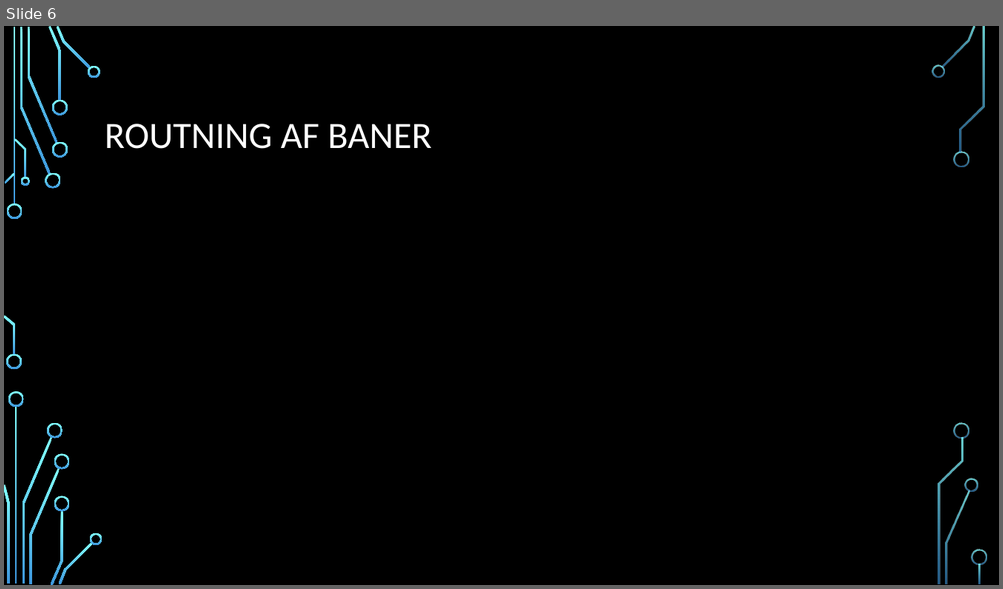
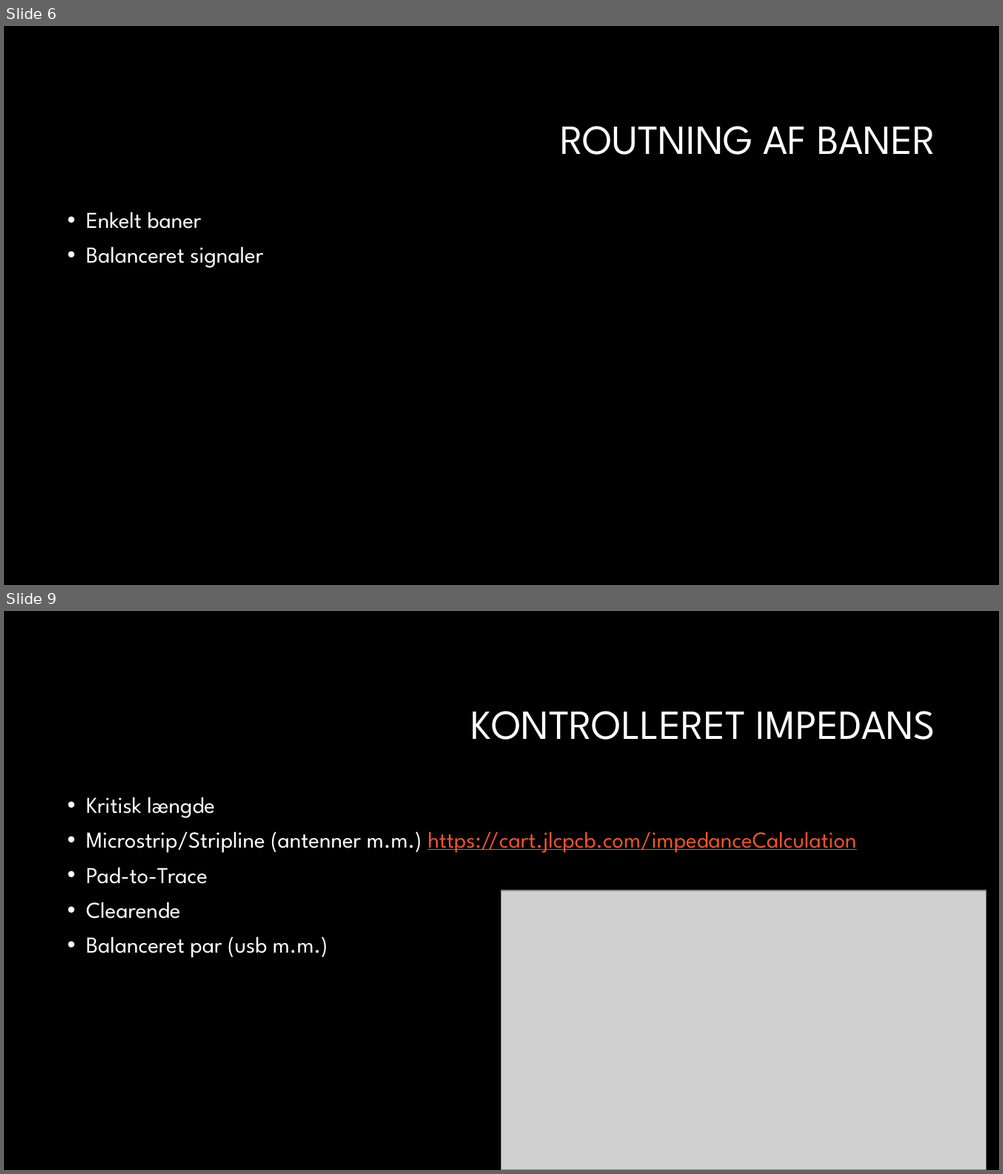
Before and after one commit to gert-lauritsen/Kicad-PCB, a slide deck: Kicad PCB.pptx. Shown one above the other, each under a label of ours: slide 6 before the commit, slides 6 and 9 after it; the slides between them are not shown. The pictures are 1003x589 and 1003x1174 pixels, drawn with LibreOffice and Linux fonts; fonts in the diff are those of the drawing; grey boxes stand for pictures; background and template pictures are left out. Boxes give left, top, right and bottom in pixels: in the first picture for what was removed or moved away, otherwise in the second. Text is boxed around its words. In the diff, an @@ line names an element or a change of style, - is before the commit and + after.

```diff
--- a/Kicad PCB.pptx
+++ b/Kicad PCB.pptx
@@ slide 9 added at box(4, 611, 999, 1170), background #000000 @@
@@ title added at box(471, 711, 935, 740), 40 pt, text #FFFFFF @@
+KONTROLLERET IMPEDANS
@@ text added at box(86, 797, 856, 958), 22 pt, text #FFFFFF @@
+• Kritisk længde
+• Microstrip/Stripline (antenner m.m.) https://cart.jlcpcb.com/impedanceCalculation
+• Pad-to-Trace
+• Clearende
+• Balanceret par (usb m.m.)
@@ picture added at box(502, 891, 986, 1170) @@
@@ slide 6 changed as well @@
@@ title "ROUTNING AF BANER": place and size @@
-title "ROUTNING AF BANER" at box(105, 124, 431, 149)
+title "ROUTNING AF BANER" at box(560, 126, 935, 155)
@@ title "ROUTNING AF BANER" at box(560, 126, 935, 155): size 36 to 40 pt, font Calibri to League Spartan; alignment left to right @@
@@ text added at box(86, 212, 263, 268), 22 pt, text #FFFFFF @@
+• Enkelt baner
+• Balanceret signaler
@@ group removed at box(4, 26, 987, 585): 33 freeform shapes, 3 rectangles @@
```
Also in this commit, not shown: 4 other slides changed, 4 other slides added, 4 slides removed, 5 other files.
